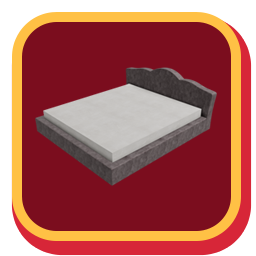
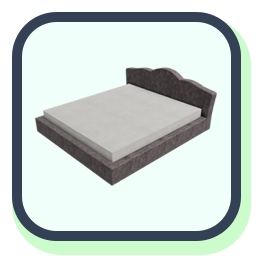
Revision of a layered 256 x 256 image; what changed, layer by layer:
painted on "Rounded Rectangle 2" over box(12, 12, 241, 241)
